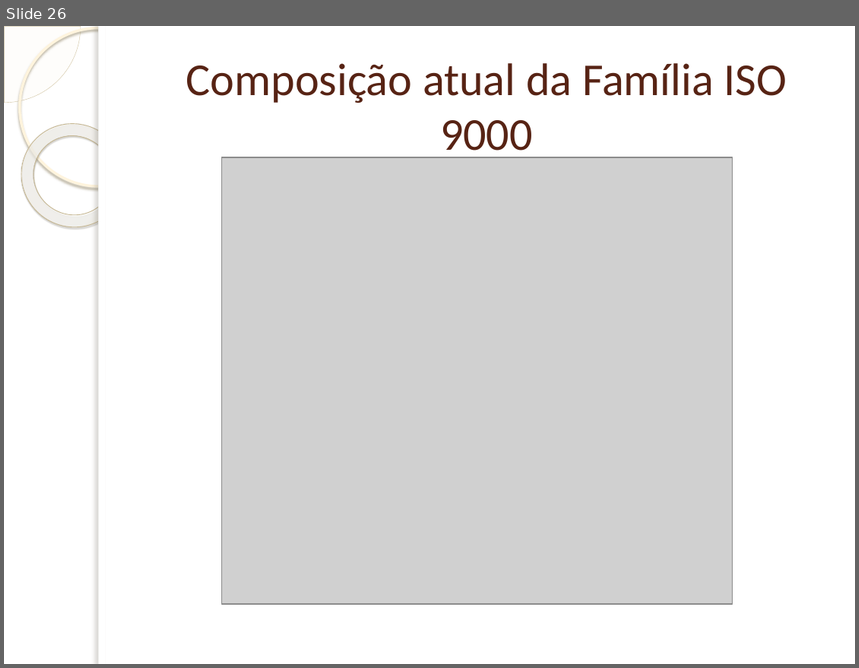
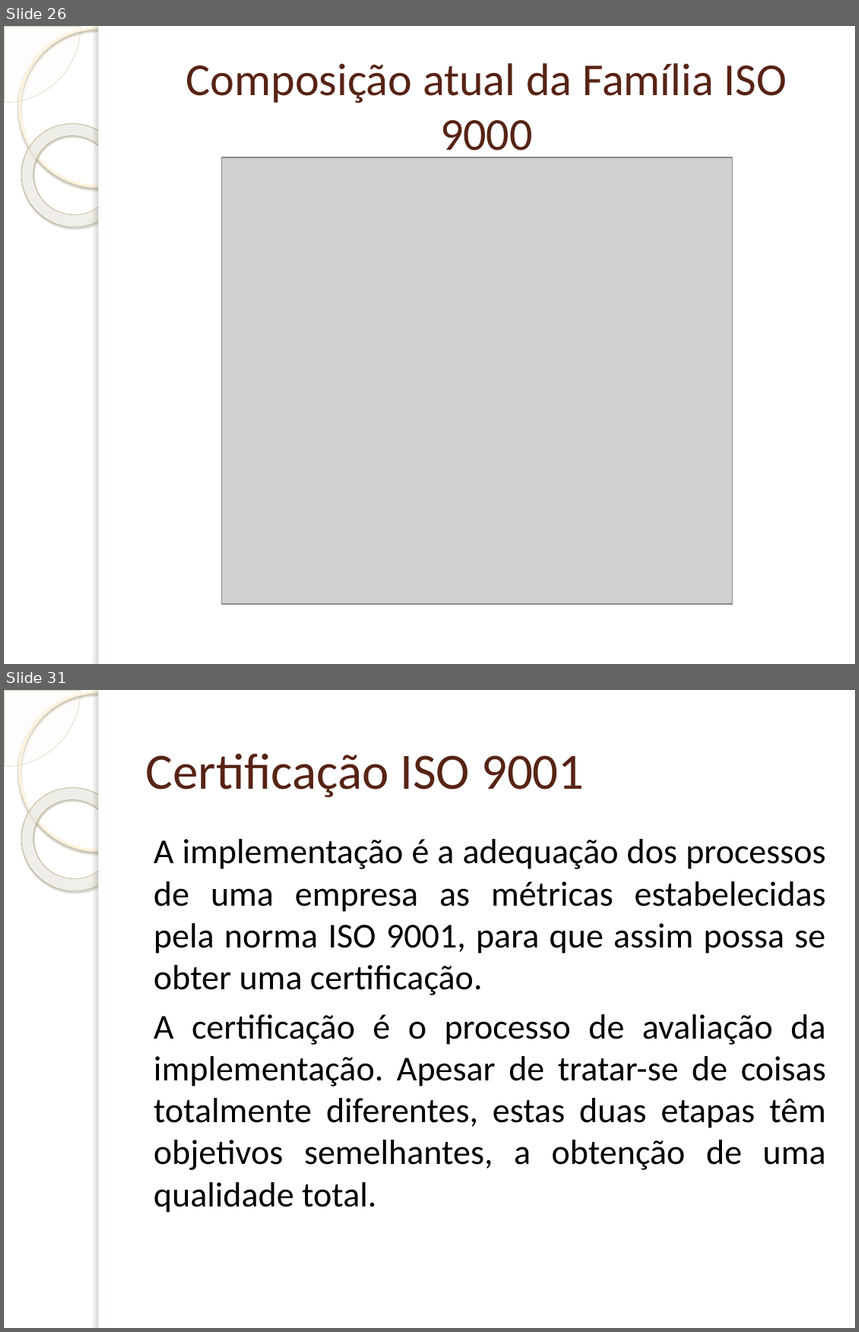
Before and after one commit to TZNaso/QS, a slide deck: Família ISO 9000.pptx. Shown one above the other, each under a label of ours: slide 26 before the commit, slides 26 and 31 after it; the slides between them are not shown. The pictures are 859x668 and 859x1332 pixels, drawn with LibreOffice and Linux fonts; fonts in the diff are those of the drawing; grey boxes stand for pictures; background and template pictures are left out. Boxes give left, top, right and bottom in pixels: in the first picture for what was removed or moved away, otherwise in the second. Text is boxed around its words. In the diff, an @@ line names an element or a change of style, - is before the commit and + after.

```diff
--- a/Família ISO 9000.pptx
+++ b/Família ISO 9000.pptx
@@ slide 31 added at [4, 690, 855, 1328], background picture (left out); not listed: 5 template elements that a slide beside it also shows @@
@@ title added at [146, 753, 584, 798], 43 pt, text #572314 @@
+Certificação ISO 9001
@@ text added at [154, 839, 826, 1213], 29.6 pt, text #000000 @@
+A implementação é a adequação dos processos de uma empresa as métricas estabelecidas pela norma ISO 9001, para que assim possa se obter uma certificação.
+A certificação é o processo de avaliação da implementação. Apesar de tratar-se de coisas totalmente diferentes, estas duas etapas têm objetivos semelhantes, a obtenção de uma qualidade total.
```
Also in this commit, not shown: 3 slides changed, 16 other slides added, 3 slides removed, 1 other file.
